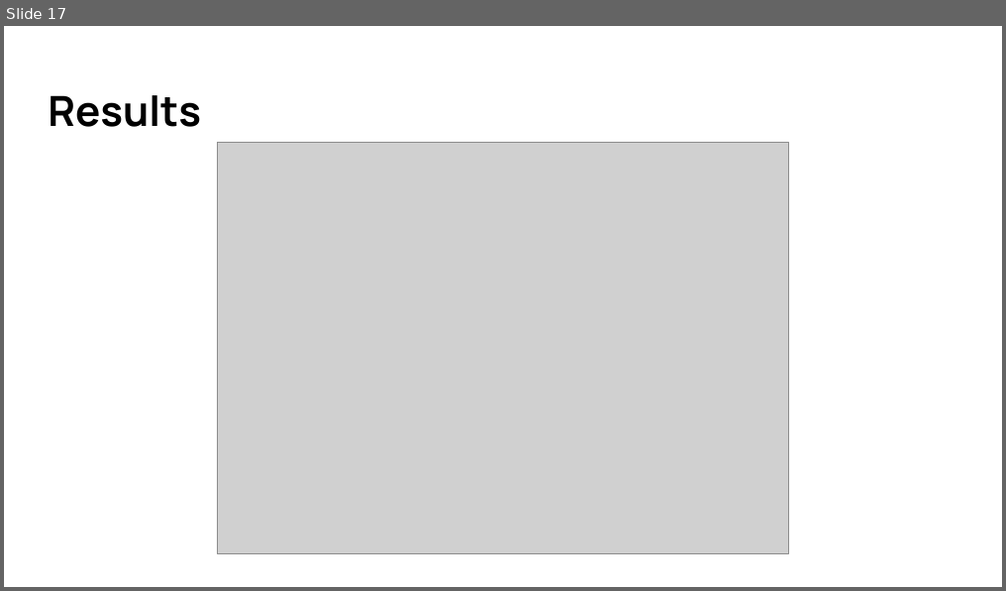
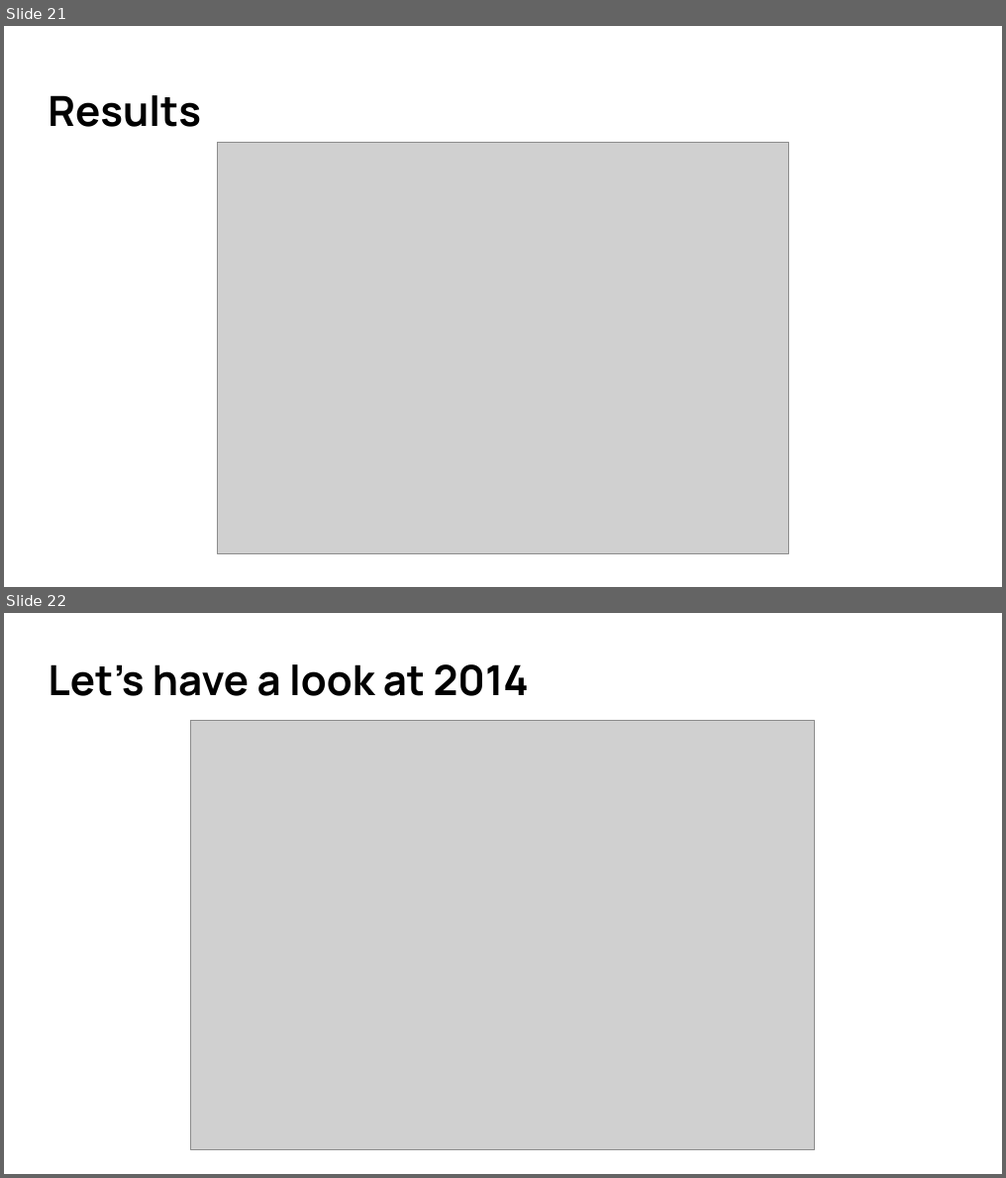
Before and after one commit to Alexander-sl-lee/Data-Science-Portfolio, a slide deck: General Assembly Projects/Capstone - Predicting AFL Winners/AFL Predictions.pptx. Shown one above the other, each under a label of ours: slide 17 before the commit, slides 21 and 22 after it. The pictures are 1006x591 and 1006x1178 pixels, drawn with LibreOffice and Linux fonts; fonts in the diff are those of the drawing; grey boxes stand for pictures. Boxes give left, top, right and bottom in pixels: in the first picture for what was removed or moved away, otherwise in the second. Text is boxed around its words. In the diff, an @@ line names an element or a change of style, - is before the commit and + after.

```diff
--- a/General Assembly Projects/Capstone - Predicting AFL Winners/AFL Predictions.pptx
+++ b/General Assembly Projects/Capstone - Predicting AFL Winners/AFL Predictions.pptx
@@ slide 22 added at (x1=4, y1=613, x2=1002, y2=1174), background #FFFFFF @@
@@ title added at (x1=48, y1=664, x2=529, y2=696), 30 pt, text #000000, bold @@
+Let’s have a look at 2014
@@ picture added at (x1=190, y1=721, x2=814, y2=1150) @@
@@ what was slide 17 is now slide 21 @@
```
Also in this commit, not shown: 5 slides changed, 9 other slides added, 3 other files.
